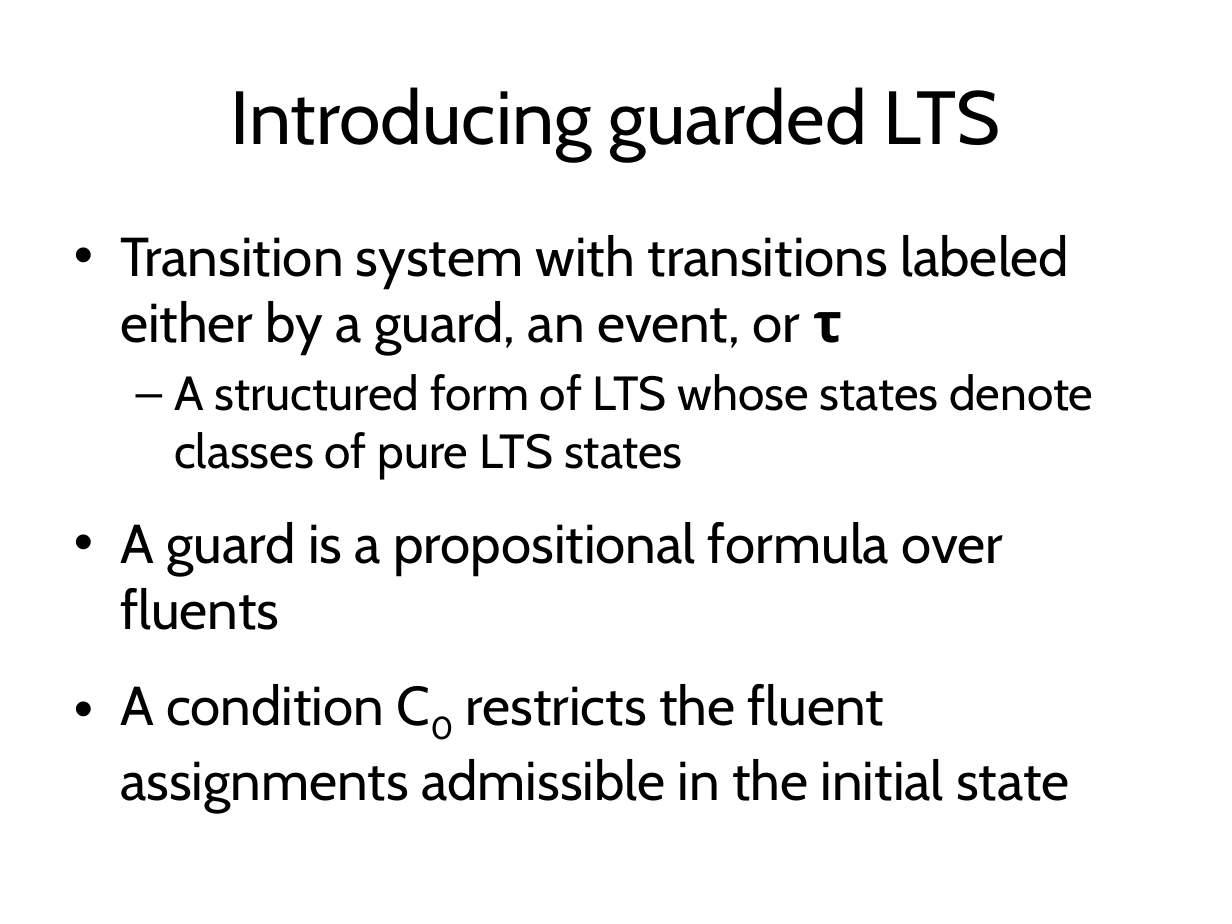
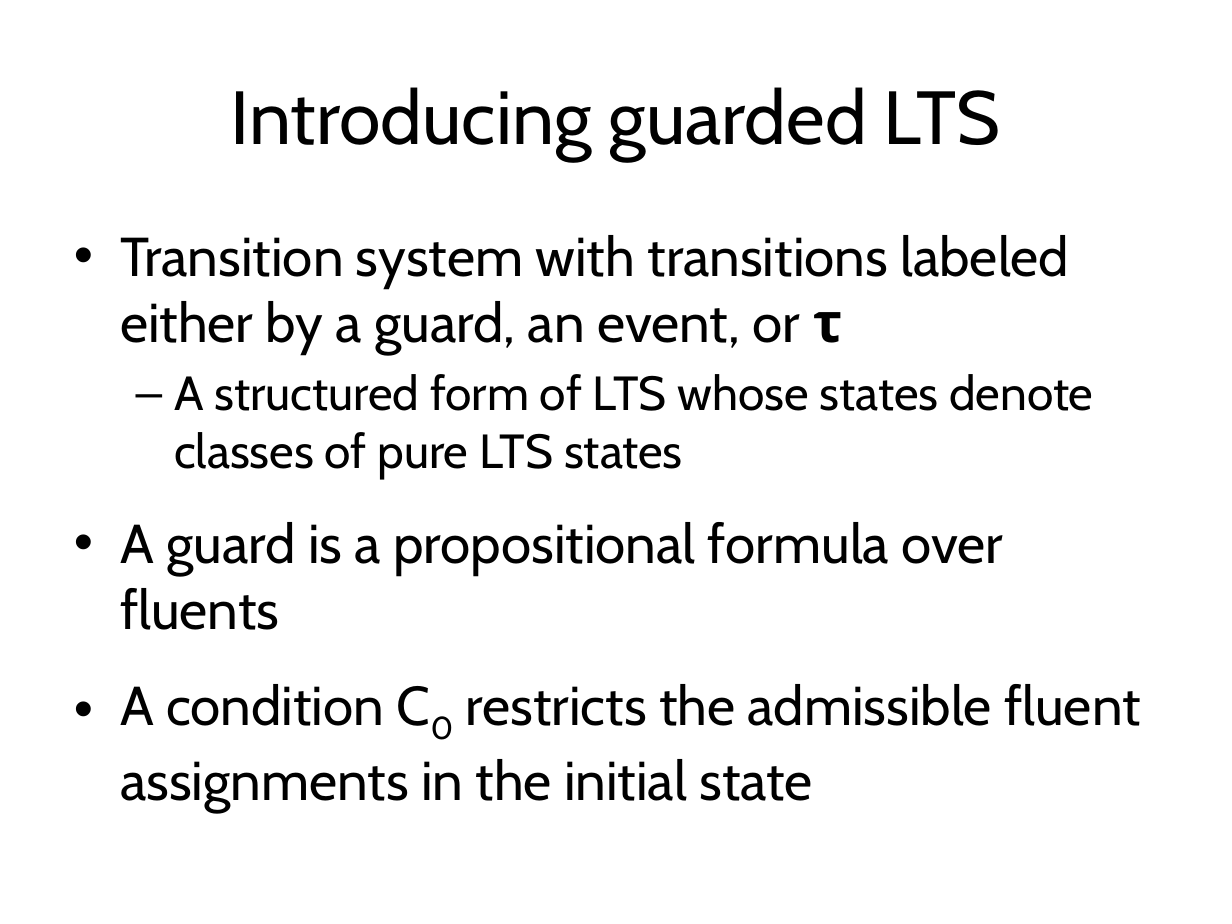
Before and after one commit to blambeau/phd, a slide deck: slide 19 of private-defense/slides.pptx (slide 22 before the commit). Drawn at 1232x924 pixels with LibreOffice and Linux fonts; fonts in the diff are those of the drawing. Boxes give left, top, right and bottom in pixels: in the first picture for what was removed or moved away, otherwise in the second. Text is boxed around its words. In the diff, an @@ line names an element or a change of style, - is before the commit and + after.

```diff
--- a/private-defense/slides.pptx
+++ b/private-defense/slides.pptx
@@ text at <box>120,684,1140,813</box>: text changed @@
-• A condition C0 restricts the fluent assignments admissible in the initial state
+• A condition C0 restricts the admissible fluent assignments in the initial state
```
Also in this commit, not shown: 18 other slides changed, 14 slides added, 23 slides removed, 14 other files.
